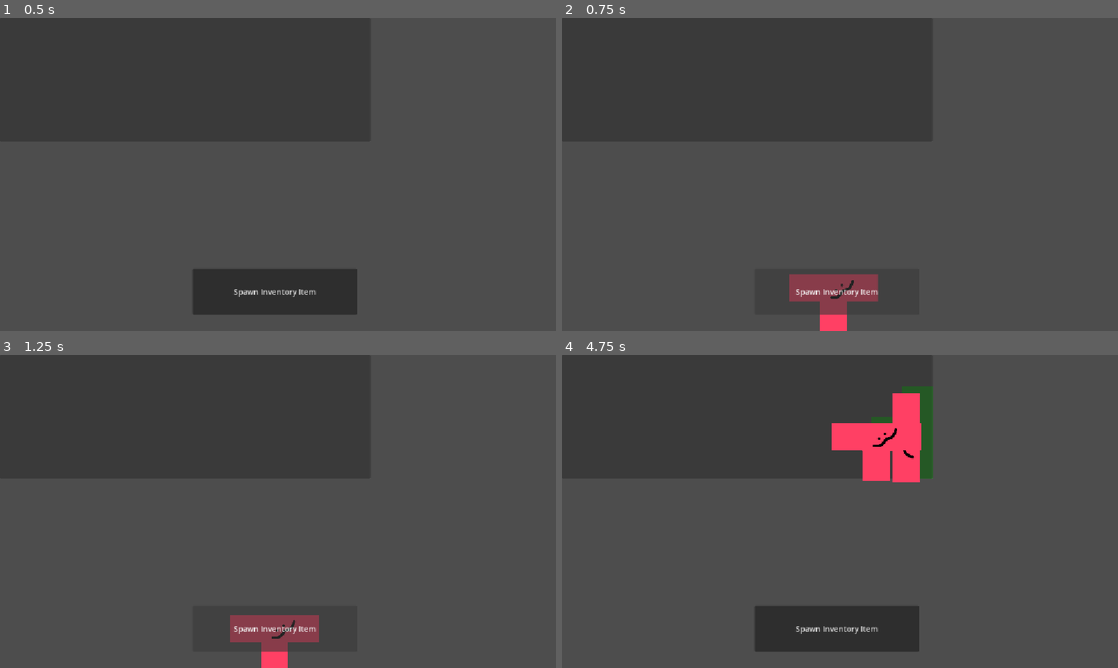
Above: before the commit, frames 1-4 (two rows, left to right).
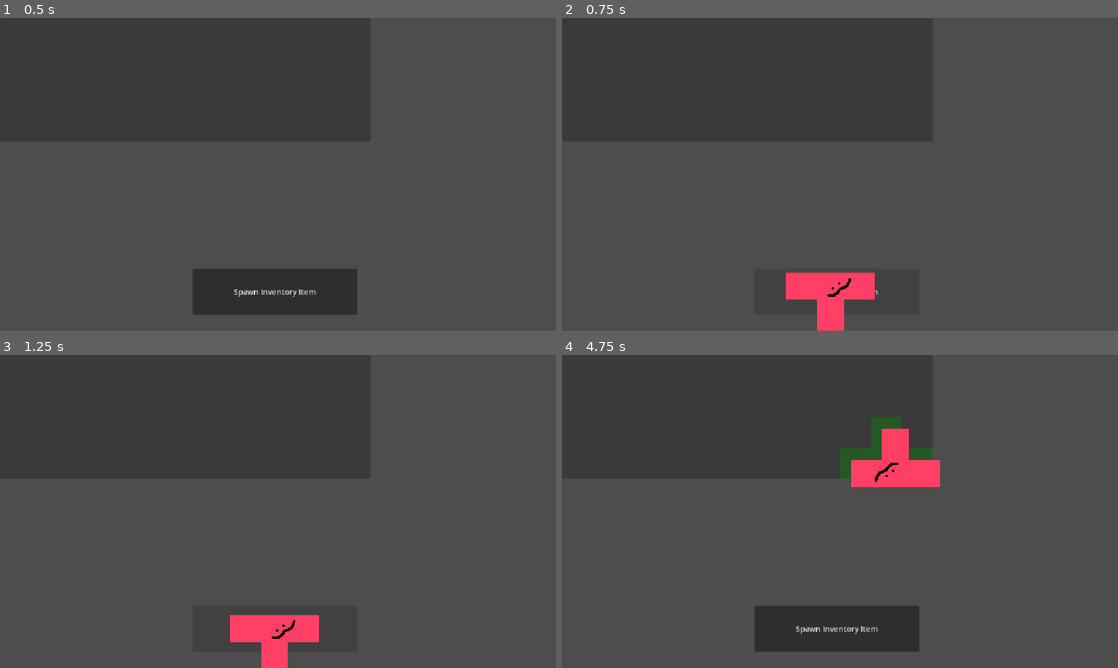
Above: after the commit, the same moments.

Repository: Katstifer/IGME590_Mechanic_1
Game: Godot game, scene res://scenes/inventoryUI.tscn
Same seed, same stepped clock (60 frames per second), same inputs: the game is played once before the commit and once after it.
Inputs (mouse positions are in pixels of both pictures, inside the frame that each line leads up to):
- Up to frame 1 (0.5 s): no input
- Up to frame 2 (0.75 s): click "Spawn Inventory Item" at 0.5 s
- Up to frame 3 (1.25 s): no input
- Up to frame 4 (4.75 s): click "Spawn Inventory Item" at 1.25 s; click "Spawn Inventory Item" at 2 s; tap Enter (SwapItem, bound only after the commit) at 2.75, 4.25, 4.55 s; move the mouse to (962, 495) at 2.77 s; tap Shift (DropItem) at 2.85 s; click (962, 495) at 3.05 s; tap Space at 3.5 s; move the mouse to (728, 527) at 3.52 s; click (728, 527) at 3.6 s; tap R (Rotate) at 3.8, 4.35 s; move the mouse to (895, 442) at 4.27 s

Frame 1 is identical in both runs. In frame 2, 1.9% of the frame differs, in the area x 40-57%, y 81-100%; in frame 3, 1.5%; in frame 4, 3.3%, in the area x 48-68%, y 10-43%.
Error before the commit: Invalid operands 'Nil' and 'Vector2i' in operator '-'. (res://scripts/inventoryGrid.gd:208)

Commit message:
Mostly fixed swap and drop

Diff:
--- a/grid-inventory-system/project.godot
+++ b/grid-inventory-system/project.godot
@@ -22,11 +22,6 @@
 
 [input]
 
-LMB={
-"deadzone": 0.2,
-"events": [Object(InputEventMouseButton,"resource_local_to_scene":false,"resource_name":"","device":-1,"window_id":0,"alt_pressed":false,"shift_pressed":false,"ctrl_pressed":false,"meta_pressed":false,"button_mask":1,"position":Vector2(391, 27),"global_position":Vector2(405, 100),"factor":1.0,"button_index":1,"canceled":false,"pressed":true,"double_click":false,"script":null)
-]
-}
 Rotate={
 "deadzone": 0.2,
 "events": [Object(InputEventKey,"resource_local_to_scene":false,"resource_name":"","device":-1,"window_id":0,"alt_press …(192 unchanged characters)…
@@ -37,6 +32,23 @@
 "events": [Object(InputEventKey,"resource_local_to_scene":false,"resource_name":"","device":-1,"window_id":0,"alt_press …(195 unchanged characters)…
 ]
 }
+PickUp={
+"deadzone": 0.2,
+"events": [Object(InputEventMouseButton,"resource_local_to_scene":false,"resource_name":"","device":-1,"window_id":0,"alt_pressed":false,"shift_pressed":false,"ctrl_pressed":false,"meta_pressed":false,"button_mask":1,"position":Vector2(380, 33),"global_position":Vector2(394, 106),"factor":1.0,"button_index":1,"canceled":false,"pressed":true,"double_click":false,"script":null)
+, Object(InputEventKey,"resource_local_to_scene":false,"resource_name":"","device":-1,"window_id":0,"alt_pressed":false,"shift_pressed":false,"ctrl_pressed":false,"meta_pressed":false,"pressed":false,"keycode":0,"physical_keycode":32,"key_label":0,"unicode":32,"location":0,"echo":false,"script":null)
+]
+}
+Place={
+"deadzone": 0.2,
+"events": [Object(InputEventMouseButton,"resource_local_to_scene":false,"resource_name":"","device":-1,"window_id":0,"alt_pressed":false,"shift_pressed":false,"ctrl_pressed":false,"meta_pressed":false,"button_mask":1,"position":Vector2(505, 29),"global_position":Vector2(519, 102),"factor":1.0,"button_index":1,"canceled":false,"pressed":true,"double_click":false,"script":null)
+, Object(InputEventKey,"resource_local_to_scene":false,"resource_name":"","device":-1,"window_id":0,"alt_pressed":false,"shift_pressed":false,"ctrl_pressed":false,"meta_pressed":false,"pressed":false,"keycode":0,"physical_keycode":32,"key_label":0,"unicode":32,"location":0,"echo":false,"script":null)
+]
+}
+SwapItem={
+"deadzone": 0.2,
+"events": [Object(InputEventKey,"resource_local_to_scene":false,"resource_name":"","device":-1,"window_id":0,"alt_pressed":false,"shift_pressed":false,"ctrl_pressed":false,"meta_pressed":false,"pressed":false,"keycode":0,"physical_keycode":4194309,"key_label":0,"unicode":0,"location":0,"echo":false,"script":null)
+]
+}
 
 [physics]
 
--- a/grid-inventory-system/scenes/inventoryUI.tscn
+++ b/grid-inventory-system/scenes/inventoryUI.tscn
@@ -40,4 +40,9 @@
 offset_bottom = 614.0
 text = "Spawn Inventory Item"
 
+[node name="inventoryUI_ItemContainer" type="Control" parent="." unique_id=500589188]
+anchors_preset = 0
+offset_right = 40.0
+offset_bottom = 40.0
+
 [connection signal="pressed" from="spawnButton" to="inventoryUI_Container/inventoryUI_Grid" method="onSpawnButtonPress"]
--- a/grid-inventory-system/scripts/inventoryGrid.gd
+++ b/grid-inventory-system/scripts/inventoryGrid.gd
@@ -18,13 +18,14 @@
 @export var currentHeldItem: Node = null;
 
 var alreadyHighlighted = false;
-var highlightedSlots: = [];
+var highlightedSlots: Array = [];
 
 @export var inventoryItemPrefabs: Array[PackedScene] = [];
 
 const GlobalEnums = preload("res://scripts/globalEnums.gd");
 
 @export var slotPrefab: PackedScene;
+@onready var itemContainer : Control = $"../../inventoryUI_ItemContainer";
 
 func _ready() -> void:
 	add_theme_constant_override("h_separation", horSeparation);
@@ -36,57 +37,40 @@
 	if (!get_global_rect().has_point((get_global_mouse_position()))):
 		if (currentSlot != null):
 			currentSlot = null
-		if (highlightedSlots.size() && highlightedSlots != null):
+		if (highlightedSlots.size() > 0 && highlightedSlots != null):
 			unhighlightSlots(highlightedSlots);
 	if (currentHeldItem != null && currentSlot != null):
 		#If an item is being held and it is being hovered over a grid
 		if (currentSlot != previousSlot):
 		#If a new slot is being hovered over
-			var newSlots = getPotentialSpace(currentSlot, currentHeldItem);
-			if highlightedSlots != null && highlightedSlots.size() > 0:
-				#Check if highlighted slots exists
-				var resultsToUnhighlight = highlightedSlots.filter(
-					func(slot): return not newSlots.has(slot)
-				)
-				unhighlightSlots(resultsToUnhighlight);
-
-			print("Highlighting grid!");
-			highlightedSlots = newSlots;
-
-			var highlightColor;
-
-			if (checkForFit(currentHeldItem.itemGrid, highlightedSlots)):
-				highlightColor = GlobalEnums.SlotState.EMPTY;
-			else:
-				highlightColor = GlobalEnums.SlotState.TAKEN;
-
-			highlightSlots(highlightedSlots, highlightColor);
+			handleSlotHighlights();
 			previousSlot = currentSlot;
 
-		if Input.is_action_just_pressed("LMB"):
+		if Input.is_action_just_pressed("Place"):
 			attemptItemPlace(currentSlot, currentHeldItem);
+		elif Input.is_action_just_pressed("SwapItem"):
+			print("Current Item Before: " + str(currentHeldItem));
+			swapItem(currentSlot);
+			print("Current Item After: " + str(currentHeldItem));
 
 	elif (currentSlot != null):
 		if (currentSlot != previousSlot):
-			var newSlots = [];
-			newSlots.append(currentSlot);
-			if (highlightedSlots != null && highlightedSlots.size() > 0):
-				unhighlightSlots(highlightedSlots);
-				highlightedSlots = newSlots;
-			highlightSlots(highlightedSlots, GlobalEnums.SlotState.HOVERED);
+			handleSlotHighlights();
+		if Input.is_action_just_pressed("PickUp"):
+			print("Trying pickup...");
+			pickupItem(currentSlot);
 
 	if (currentHeldItem != null):
 		if Input.is_action_just_pressed("Rotate"):
 			currentHeldItem.rotateItem();
-			var newSlots = getPotentialSpace(currentSlot, currentHeldItem);
-			if (highlightedSlots != null && highlightedSlots.size() > 0):
-				var resultsToUnhighlight = highlightedSlots.filter(
-					func(slot): return not newSlots.has(slot)
-				)
-				unhighlightSlots(resultsToUnhighlight);
+			handleSlotHighlights();
 
 			print("Rotating highlights on grid!");
-			highlightedSlots = newSlots;
+
+		if Input.is_action_just_pressed("DropItem"):
+			print("Try item drop");
+			dropItem();
+			handleSlotHighlights();
 
 
 # Setup inventory by filling the grid container with slots
@@ -103,7 +87,6 @@
 
 	inventorySlot.mouseEnteredSlot.connect(onSlotMouseEnter)
 	inventorySlot.mouseExitedSlot.connect(onSlotMouseExit)
-	inventorySlot.attemptItemPickup.connect(onAttemptPickup)
 
 	add_child(inventorySlot);
 	slotData.append(inventorySlot);
@@ -118,12 +101,6 @@
 func onSlotMouseEnter(slot: Node):
 	previousSlot = currentSlot;
 	currentSlot = slot;
-	print("Previous Slot: " + str(previousSlot));
-	print("Current Slot: " + str(currentSlot));
-
-	#var slotVector = getSlotCoords(slot);
-	#var slotRef = getSlotFromCoords(slotVector.y, slotVector.x);
-	#currentSlot.updateSlotColor(GlobalEnums.SlotState.EMPTY);
 
 # Called whenever the mouse leaves the area of a slot
 func onSlotMouseExit(slot: Node):
@@ -169,33 +146,78 @@
 #It will attempt to place an item using the top left-most
 #tile in the item's structure.
 func placeItem(item: Node, anchorSlot: Node, fitSlots : Array):
+	print("Placing item: " + str(currentHeldItem) + " " + str(currentHeldItem.get_instance_id()));
+	print("Fit Slots: " + str(fitSlots));
 	for s in fitSlots:
 		s.addItem(item);
 	if (anchorSlot != null):
-		print("Anchor Slot Index: " + str(getSlotCoords(anchorSlot)));
-		print("Anchor Slot Location: " + str(anchorSlot.get_global_position()));
-
 		item.placeItem(anchorSlot);
 	currentHeldItem = null;
 
-func onAttemptPickup(slot: Node):
-	if (currentHeldItem != null):
-		slot.containedItem.pickupItem();
-	else:
-		pass;
+func pickupItem(slot: Node):
+	if (slot.containedItem != null):
+		currentHeldItem = slot.containedItem;
+		currentHeldItem.pickUpItem();
+
+		clearItemsTiles(currentHeldItem);
+
+func clearItemsTiles(item : Node):
+		for s in slotData:
+			if s.containedItem == item:
+				print("Getting rid of held items");
+				s.removeItem();
+
+func swapItem(slot: Node):
+	if (slot.containedItem == null):
+		print("Can't swap -- no item in slot");
+		return;
+	if (currentHeldItem == null):
+		return;
+
+	var swapItem = currentHeldItem;
+	print("Item to Place: " + str(currentHeldItem));
+	pickupItem(currentSlot);
+	var newCurrentItem = currentHeldItem;
+	print("Item to Hold: " + str(currentHeldItem));
+
+	var fitSpaces = getPotentialSpace(currentSlot, swapItem);
+	if (checkForFit(swapItem.itemGrid, fitSpaces)):
+		print("Swap successful");
+		placeItem(swapItem, currentSlot, fitSpaces);
+		currentHeldItem = newCurrentItem;
+		currentHeldItem.isSelected = true;
+	else :
+		print("Swap unsuccessful");
+		attemptItemPlace(currentSlot, currentHeldItem);
+		currentHeldItem = swapItem;
+		currentHeldItem.isSelected = true;
+
+func dropItem():
+	if (currentHeldItem.previousContainer == null):
+		return;
+	var targetSlot = currentHeldItem.previousContainer;
+	attemptItemPlace(targetSlot, currentHeldItem);
 
 func attemptItemPlace(slot: Node, item: Node):
+	print("Item place?")
+	print("Attempt place item: " + str(item));
 	var fitSpaces = getPotentialSpace(slot, item);
-	var allSpaces = getFullItemRect(slot, item);
 	if (checkForFit(item.itemGrid, fitSpaces)):
 		placeItem(item, slot, fitSpaces);
+	else:
+		print("Item: " + str(item) + " cannot fit");
+		print(str(fitSpaces));
 
 #Spawns a new item in from the prefabs list (NOT IMPLEMENTED YET)
 func onSpawnButtonPress() -> void:
 	if (inventoryItemPrefabs.size() <= 0):
 		return;
+	if (currentHeldItem != null):
+		return;
 	var newItem = inventoryItemPrefabs[0].instantiate();
-	self.get_parent().add_child(newItem);
+
+	itemContainer.add_child(newItem);
+
 	newItem.isSelected = true;
 	currentHeldItem = newItem;
 
@@ -300,5 +322,42 @@
 	for slot in slots:
 		slot.updateSlotColor(slotState);
 
-func updateSlotHighlights():
-	pass;
+#Highlights the appropriate slot based on the position of the mouse
+#and the state of held items, etc.
+func handleSlotHighlights():
+	var mouseOnGrid = get_global_rect().has_point((get_global_mouse_position()));
+
+	if (mouseOnGrid): #IF MOUSE OVER INVENTORY
+		if (currentHeldItem != null && currentSlot != null): #HELD ITEM: -> Hovering with item or going to rotate
+			var newSlots = getPotentialSpace(currentSlot, currentHeldItem);
+
+			if highlightedSlots != null && highlightedSlots.size() > 0:
+				var resultsToUnhighlight = highlightedSlots.filter(
+					func(slot): return not newSlots.has(slot))
+				unhighlightSlots(resultsToUnhighlight);
+
+			highlightedSlots = newSlots;
+			var highlightColor;
+
+			if (checkForFit(currentHeldItem.itemGrid, highlightedSlots)):
+				highlightColor = GlobalEnums.SlotState.EMPTY;
+			else:
+				highlightColor = GlobalEnums.SlotState.TAKEN;
+
+			highlightSlots(highlightedSlots, highlightColor);
+
+		else : #NO HELD ITEM: -> Item is just hovering
+			var newSlots = [];
+			newSlots.append(currentSlot);
+			if highlightedSlots != null && highlightedSlots.size() > 0:
+				#Check if highlighted slots exists
+				var resultsToUnhighlight = highlightedSlots.filter(
+					func(slot): return not newSlots.has(slot)
+				)
+				unhighlightSlots(resultsToUnhighlight);
+				highlightedSlots = newSlots;
+				highlightSlots(highlightedSlots, GlobalEnums.SlotState.HOVERED);
+	else : #IF MOUSE OFF INVENTORY
+		#Unhighlight all slots.
+		if (highlightedSlots.size() > 0 && highlightedSlots != null):
+			unhighlightSlots(highlightedSlots);
--- a/grid-inventory-system/scripts/inventoryItem.gd
+++ b/grid-inventory-system/scripts/inventoryItem.gd
@@ -27,18 +27,21 @@
 
 #The slot this item is contained in (top-left, to keep track of location)
 var slotContainer = null;
-
-var previousPosition: Vector2; # Top-left-most location in grid
+var previousContainer = null;
+ # Top-left-most location in grid
 var targetPosition: Vector2; # Top left-most location in grid
 
 func _ready() -> void:
+	print("New Item:", self.name, "  ", get_instance_id())
+
 	slotContainer = null;
-	isSelected = true;
+	isSelected = false;
+	isMovingToGrid = false;
 	initItemGrid();
 	zeroOffset = findZeroOffset();
-	print("Item ready, offset: " + str(zeroOffset));
 
 func _process(delta: float) -> void:
+
 	if (isSelected) :
 		global_position = lerp(get_global_position() - zeroOffset, get_global_mouse_position(), delta * lerpSpeed);
 
@@ -87,22 +90,40 @@
 
 # Picks up the item and attaches it to mouse
 func pickUpItem():
-	if !isSelected:
-		isSelected = true;
+	if isSelected:
+		return
+
+	print("Picking up item");
+	previousContainer = slotContainer;
+	slotContainer = null;
+
+	isSelected = true;
+	isMovingToGrid = false;
+
+"""
+func dropItem():
+	print("Dropping item: " + str(self) + " " + str(get_instance_id()));
+	isSelected = false;
+	if (previousContainer != null):
+		placeItem(previousContainer);
+	else:
+		targetPosition = Vector2(0,0);
+		isMovingToGrid = true;
+"""
 
 # Places item down on grid
 func placeItem(slot : Node):
-	#slotContainer = slot;
+	slotContainer = slot;
+	previousContainer = null;
+
 	isSelected = false;
+
 	print("Anchor Slot Location: " + str(slot.get_global_position()));
-	var centerOfAnchorSlot = slot.get_global_position() + Vector2(slotSize, slotSize);
+
+	var centerOfAnchorSlot = slotContainer.get_global_position() + Vector2(slotSize, slotSize);
+
 	targetPosition = centerOfAnchorSlot - zeroOffset;
 	isMovingToGrid = true;
-
-func moveToPrevious():
-	targetPosition = previousPosition;
-	isMovingToGrid = true;
-	#Moves item back to previous position
 
 #Rotates an item 90 degrees counter clockwise
 func rotateItem():
@@ -158,6 +179,8 @@
 	#print("Zero Offset: " + str(zeroOffset));
 	#print("GlobalPos: " + str(get_global_position()));
 
-	global_position = lerp(targetPosition - zeroOffset, get_global_position(), lerpSpeed * delta);
-	if (get_global_position() == (targetPosition - zeroOffset)):
+	global_position = lerp(get_global_position(), targetPosition - zeroOffset, lerpSpeed * delta);
+
+	if ( Vector2i(get_global_position().round()) == Vector2i((targetPosition - zeroOffset).round()) ):
+		print("Reached target pos");
 		isMovingToGrid = false;
--- a/grid-inventory-system/scripts/inventorySlot.gd
+++ b/grid-inventory-system/scripts/inventorySlot.gd
@@ -32,12 +32,7 @@
 		if mouseHovering == false:
 			mouseHovering = true;
 			emit_signal("mouseEnteredSlot", self)
-		if Input.is_action_just_pressed("LMB"):
-			if containedItem != null:
-				if containedItem.isSelected == false && containedItem.isMovingToGrid == false:
-					#print("Sending attempt pickup...");
-					emit_signal("attemptItemPickup", self)
-					pass;
+
 	# Once the mouse leaves, fire the exit signal
 	else :
 		if mouseHovering == true:
